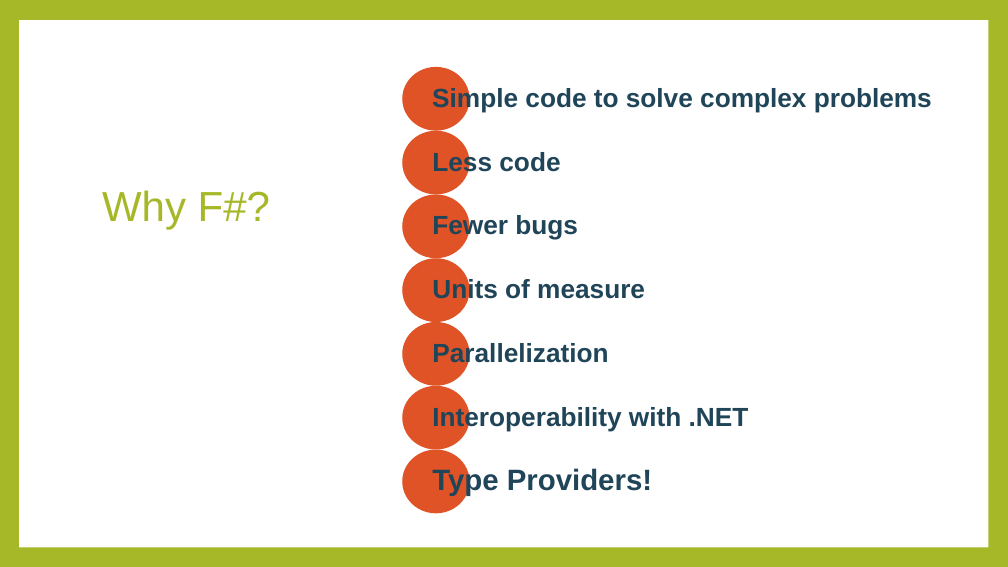
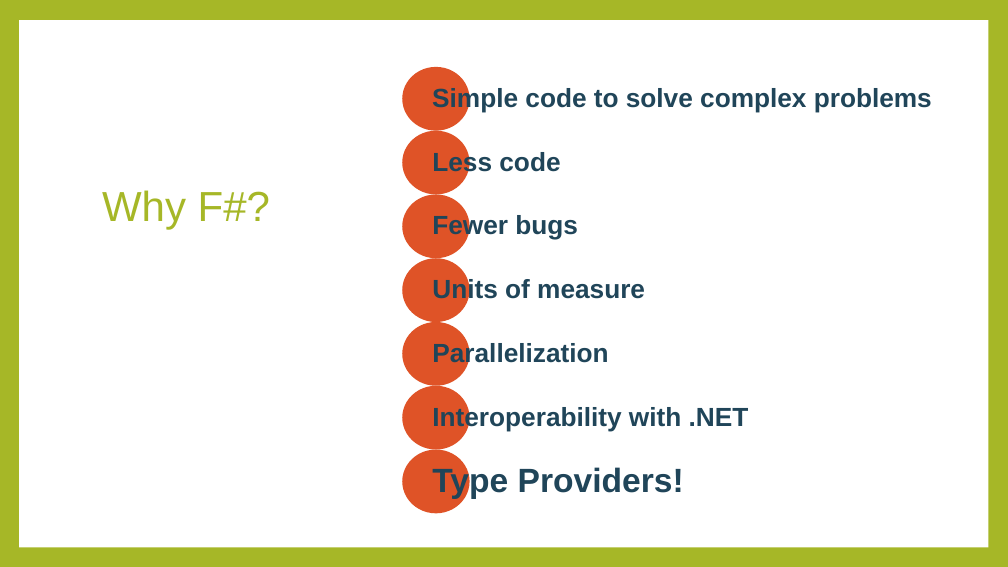
Before and after one commit to rachelblasucci/Current-Talks, a slide deck: slide 2 of Type Providers/Type Providers.pptx. Drawn at 1008x567 pixels with LibreOffice and Linux fonts; fonts in the diff are those of the drawing. Boxes give left, top, right and bottom in pixels: in the first picture for what was removed or moved away, otherwise in the second. Text is boxed around its words. In the diff, an @@ line names an element or a change of style, - is before the commit and + after.

```diff
--- a/Type Providers/Type Providers.pptx
+++ b/Type Providers/Type Providers.pptx
@@ text "Type Providers!" at (432,465,684,499): size 28 to 32 pt; more space between paragraphs @@
```
Also in this commit, not shown: 7 other slides changed, 1 slide added, 3 slides removed.
